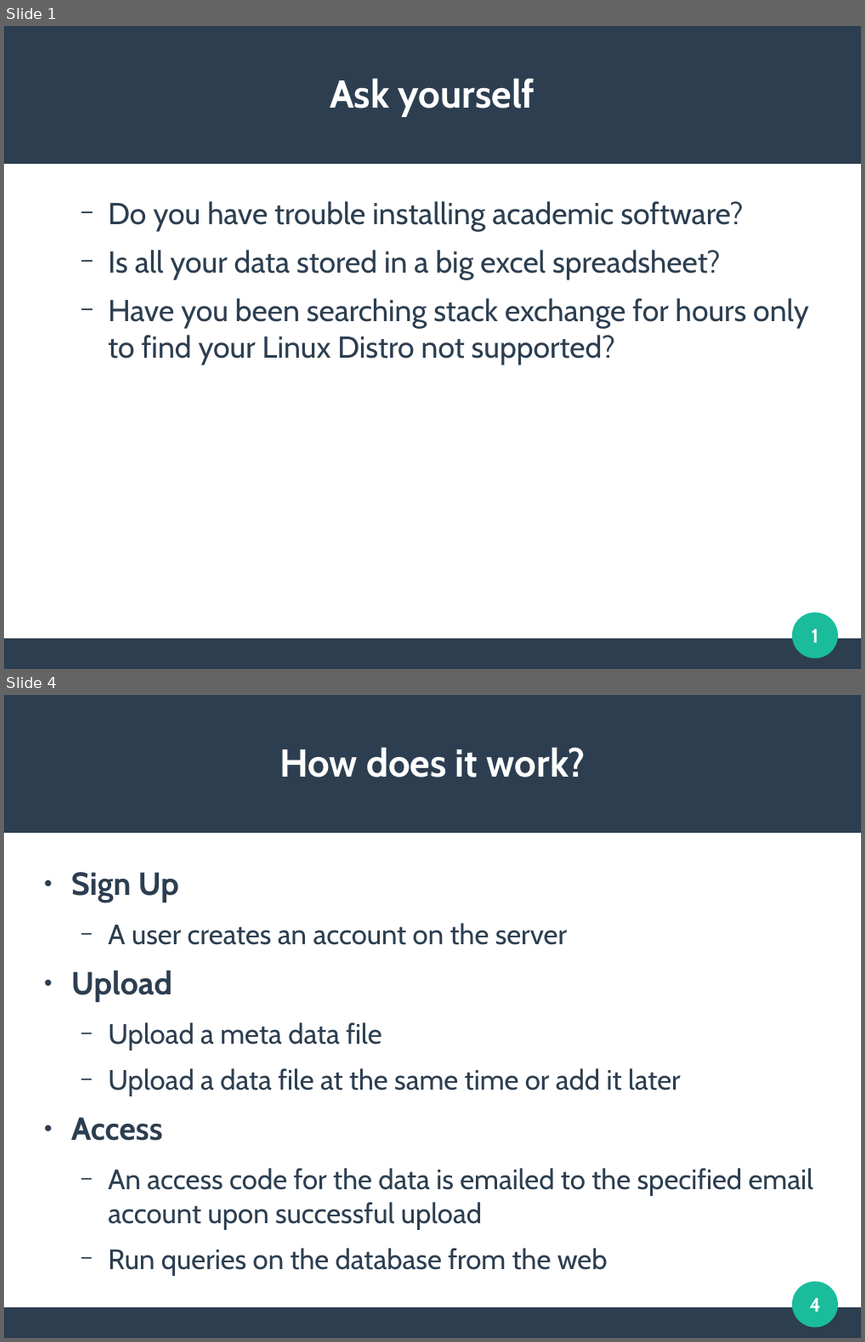
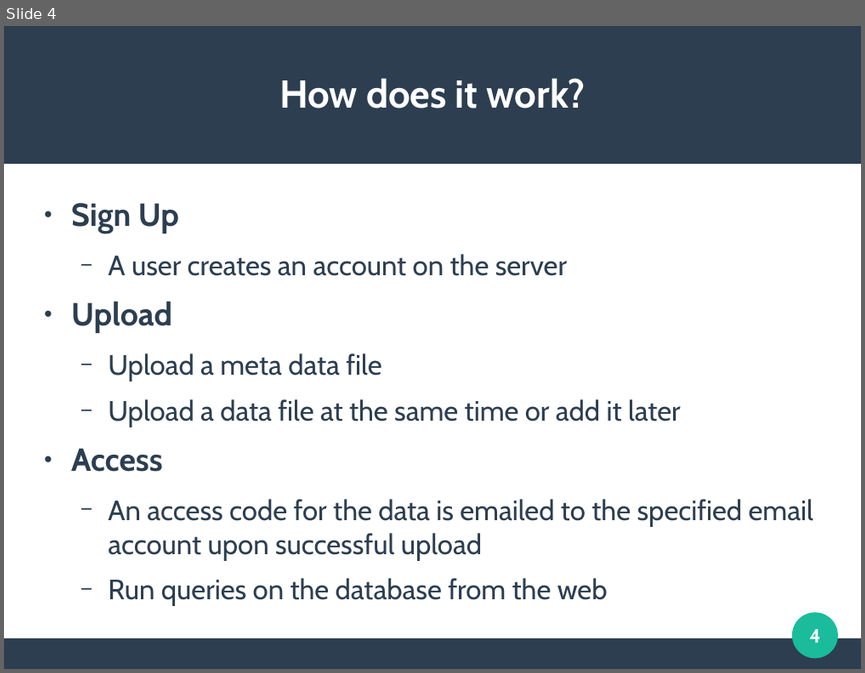
Before and after one commit to clemente-lab/mmeds-meta, a slide deck: sql/mmeds.odp. Shown one above the other, each under a label of ours: slides 1 and 4 before the commit, slide 4 after it; the slides between them are not shown. The pictures are 865x1342 and 865x673 pixels, drawn with LibreOffice and Linux fonts; fonts in the diff are those of the drawing. Boxes give left, top, right and bottom in pixels: in the first picture for what was removed or moved away, otherwise in the second. Text is boxed around its words. In the diff, an @@ line names an element or a change of style, - is before the commit and + after.

```diff
--- a/sql/mmeds.odp
+++ b/sql/mmeds.odp
@@ slide 1 removed at (4,26,861,669), background #FFFFFF; not listed: 3 template elements that a slide beside it also shows @@
@@ title removed at (330,78,535,117) @@
-Ask yourself
@@ text removed at (108,201,809,364) @@
-  − Do you have trouble installing academic software?
-  − Is all your data stored in a big excel spreadsheet?
-  − Have you been searching stack exchange for hours only to find your Linux Distro not supported?
@@ page number removed at (812,629,818,642) @@
-1
```
Also in this commit, not shown: 4 slides changed, 4 slides added, 2 other slides removed, 5 other files.
